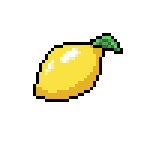
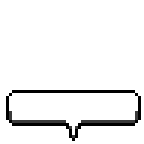
Layers edited between the first and the second 144px x 144px image:
added layer "Balloon" above "Color Character #14" over (6, 90, 141, 141)
hid "Color Character #14" over (33, 33, 123, 102)
